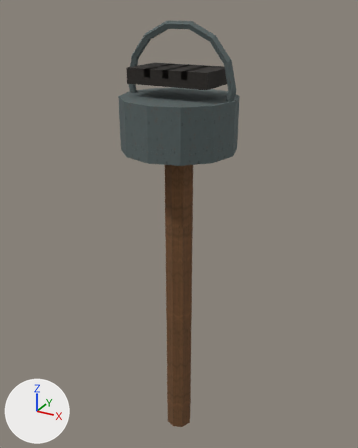
Before and after pictures for a commit that changed the OBJ model Assets/ProjectOEN/ProductionArt/Meshes/environment_set_dressing/en-021_torch_stand__unlit.obj.
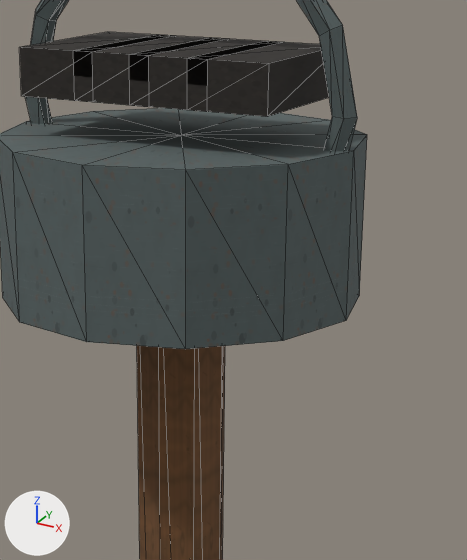
Old and new are each drawn whole from a 50 mm camera at (0.725, -1.319, 1.505) aimed at (-0.02, 0.036, 0.828) and again close up on the part from 34% to 76% of the width and 12% to 52% of the height. The axes (+X, +Y, +Z) are drawn at lower left. The lights are the same throughout. The older version's two pictures come first. The close-ups show mesh edges as thin lines. Where no turn or scale is listed for an object, it has been applied to the vertices. Vertices at exactly the same position are counted once.

Objects in the first close-up: 'en-021_torch_stand__unlit'.
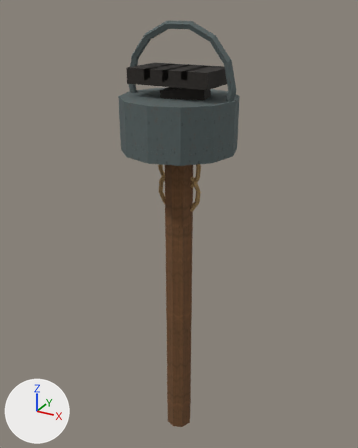
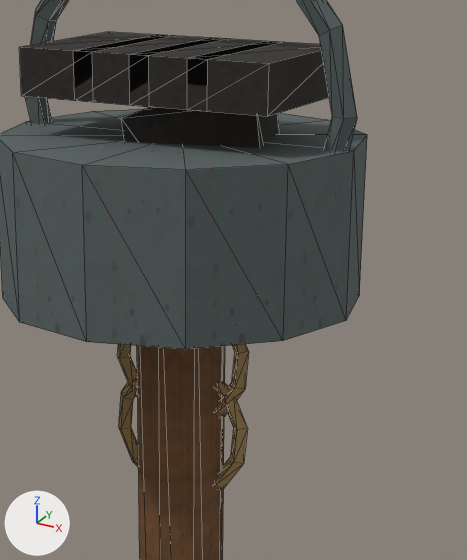
Location of each change, [x1, y1, x2, y2] in pixels of the close-ups (467 x 560 px):
```json
{"part": 1, "of": "me_en_021_torch_stand__unlit", "change": "added", "after": [119, 370, 247, 490], "on screen": "brown"}
{"part": 2, "of": "me_en_021_torch_stand__unlit", "change": "added", "after": [118, 344, 249, 418]}
{"part": 3, "of": "me_en_021_torch_stand__unlit", "change": "added", "after": [121, 107, 279, 148]}
```

The change, as JSON lines over the scene's bpy script:
```json
{"op": "add", "block": "img_rope_albedo_png", "code": ["img_rope_albedo_png = load_image('rope_albedo.png', '../../Materials/Textures/rope_albedo.png', 1024, 1024, 'sRGB')"]}
{"op": "add", "block": "mat_rope", "code": ["mat_rope = principled_material('Rope')", "mat_rope.texture = img_rope_albedo_png", "mat_rope.roughness = 0.89"]}
{"block": "me_en_021_torch_stand__unlit", "where": "# used by ob_en_021_torch_stand__unlit; location = (0.0, 0.0, 0.0)"}
{"op": "remove", "block": "me_en_021_torch_stand__unlit", "code": "me_en_021_torch_stand__unlit.from_pydata(...)  # 146 vertices, 268 faces; spans x -0.182..0.182, y -0.18..0.18, z 0.0..1.467"}
{"op": "add", "block": "me_en_021_torch_stand__unlit", "code": "me_en_021_torch_stand__unlit.from_pydata(...)  # 298 vertices, 568 faces; spans x -0.182..0.182, y -0.18..0.18, z 0.0..1.467"}
{"block": "me_en_021_torch_stand__unlit", "change": "me_en_021_torch_stand__unlit part 1: a new loose piece of 48 vertices spanning x -0.077..0.077, y -0.008..0.008, z 0.883..1.037, in mat_rope (picture img_rope_albedo_png)"}
{"block": "me_en_021_torch_stand__unlit", "change": "me_en_021_torch_stand__unlit part 2: a new loose piece of 48 vertices spanning x -0.077..0.077, y -0.008..0.008, z 0.963..1.117, in mat_rope (picture img_rope_albedo_png)"}
{"block": "me_en_021_torch_stand__unlit", "change": "me_en_021_torch_stand__unlit part 3"}
{"block": "me_en_021_torch_stand__unlit", "change": "8 vertices are added at x -0.054..0.124, y -0.059..0.059, z 1.061..1.299"}
{"block": "me_en_021_torch_stand__unlit", "change": "12 new faces join them, mat_char (picture img_char_albedo_png)"}
{"block": "me_en_021_torch_stand__unlit", "change": "other edits to the shape of me_en_021_torch_stand__unlit do not show in these pictures"}
{"op": "add", "block": "me_en_021_torch_stand__unlit", "code": "me_en_021_torch_stand__unlit.materials.append(mat_rope)  # picture img_rope_albedo_png"}
```
